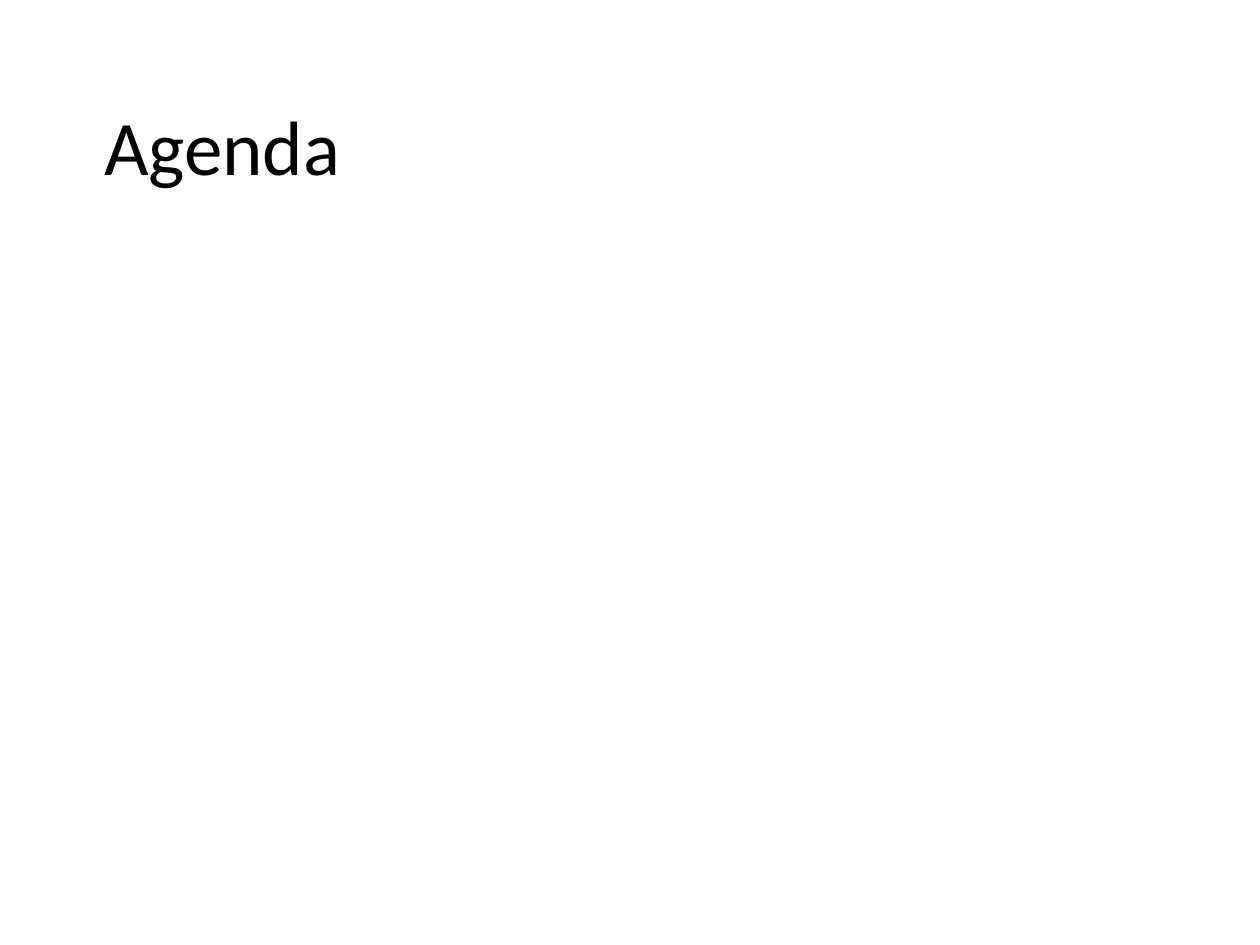
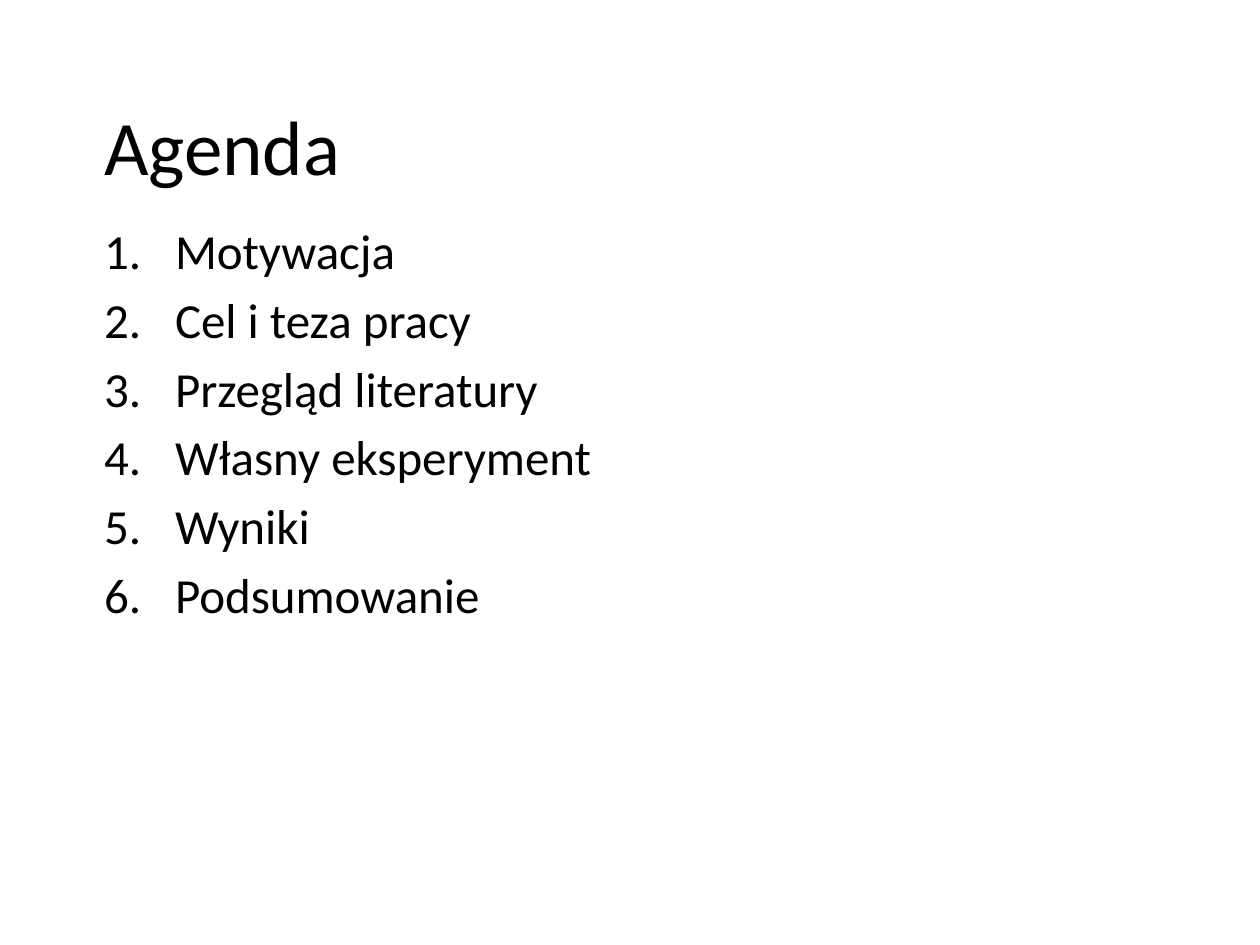
Before and after one commit to KyattPL/masters-backup, a slide deck: slide 2 of Seminarium Dyplomowe/Seminarium dyplomowe - prezka 2.pptx. Drawn at 1260x945 pixels with LibreOffice and Linux fonts; fonts in the diff are those of the drawing; background and template pictures are left out. Boxes give left, top, right and bottom in pixels: in the first picture for what was removed or moved away, otherwise in the second. Text is boxed around its words. In the diff, an @@ line names an element or a change of style, - is before the commit and + after.

Commit message:
Made final presentation

```diff
--- a/Seminarium Dyplomowe/Seminarium dyplomowe - prezka 2.pptx
+++ b/Seminarium Dyplomowe/Seminarium dyplomowe - prezka 2.pptx
@@ text added at [175,235,591,614], 28 pt, text #000000 @@
+1. Motywacja
+2. Cel i teza pracy
+3. Przegląd literatury
+4. Własny eksperyment
+5. Wyniki
+6. Podsumowanie
```
Also in this commit, not shown: 6 other slides changed, 4 slides added, 4 slides removed, 1 other file.
